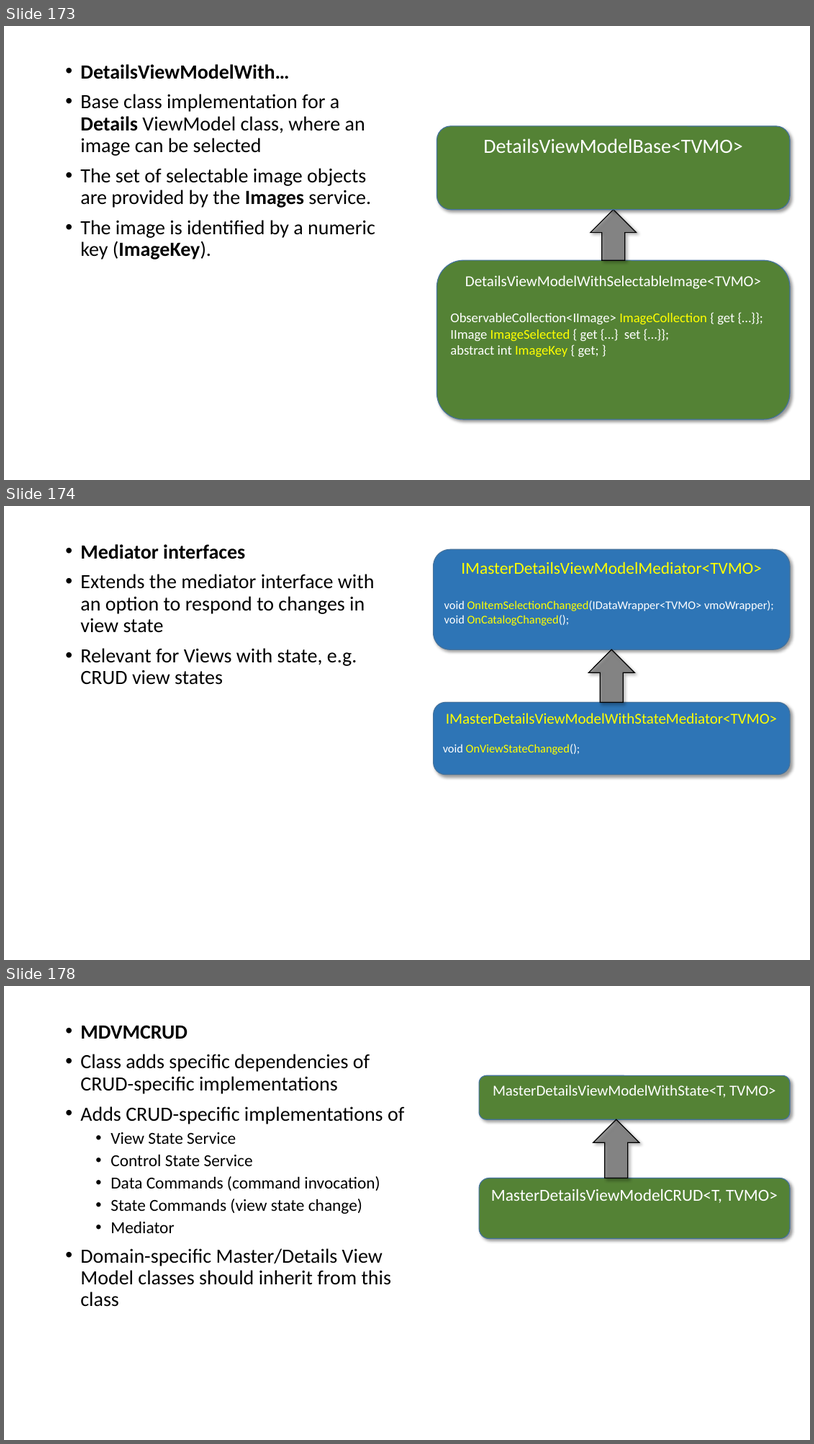
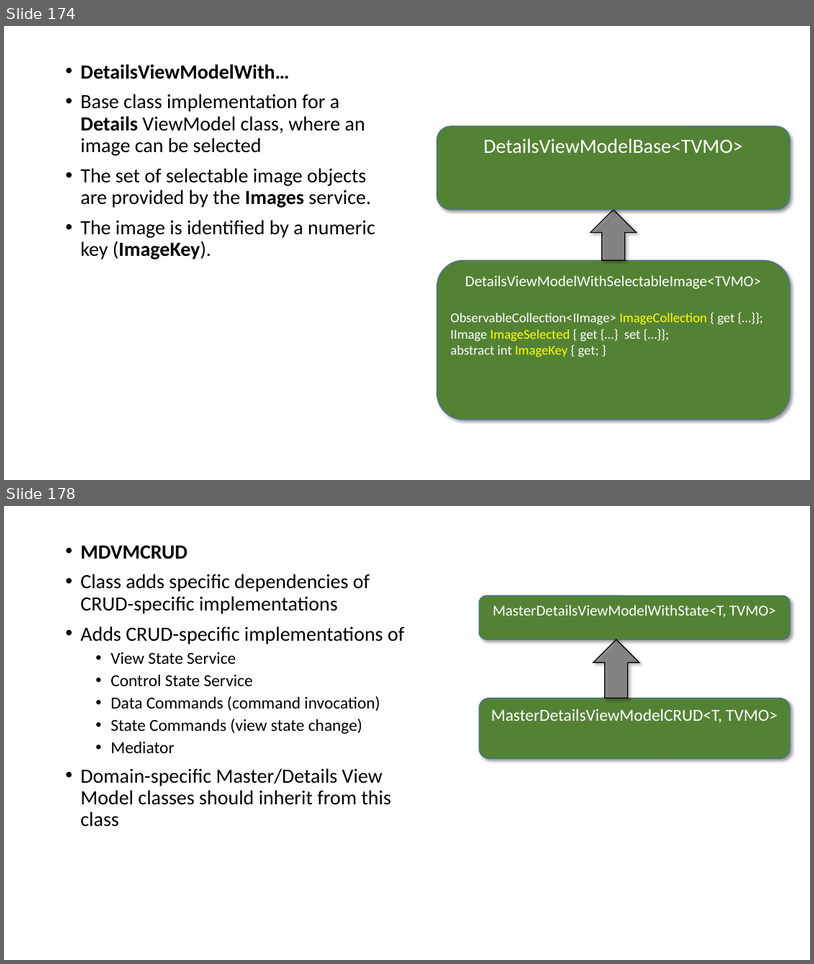
Before and after one commit to perl-easj/Teaching-materials, a slide deck: CSharpProgramming/Presentations/MVVMStarter Class Library.pptx. Shown one above the other, each under a label of ours: slides 173, 174 and 178 before the commit, slides 174 and 178 after it; the slides between them are not shown. The pictures are 814x1444 and 814x964 pixels, drawn with LibreOffice and Linux fonts; fonts in the diff are those of the drawing. Boxes give left, top, right and bottom in pixels: in the first picture for what was removed or moved away, otherwise in the second. Text is boxed around its words. In the diff, an @@ line names an element or a change of style, - is before the commit and + after.

```diff
--- a/CSharpProgramming/Presentations/MVVMStarter Class Library.pptx
+++ b/CSharpProgramming/Presentations/MVVMStarter Class Library.pptx
@@ slide 174 removed at bbox=[4, 506, 810, 960], background #FFFFFF @@
@@ text removed at bbox=[80, 544, 375, 685] @@
-• Mediator interfaces
-• Extends the mediator interface with an option to respond to changes in view state
-• Relevant for Views with state, e.g. CRUD view states
@@ rounded rectangle removed at bbox=[434, 549, 790, 649] @@
-IMasterDetailsViewModelMediator<TVMO>
-void OnItemSelectionChanged(IDataWrapper<TVMO> vmoWrapper);
-void OnCatalogChanged();
@@ right arrow removed at bbox=[589, 650, 635, 703] @@
@@ rounded rectangle removed at bbox=[434, 702, 790, 774] @@
-IMasterDetailsViewModelWithStateMediator<TVMO>
-void OnViewStateChanged();
@@ what was slide 173 is now slide 174 @@
```
Also in this commit, not shown: 4 slides changed, 1 slide added.
